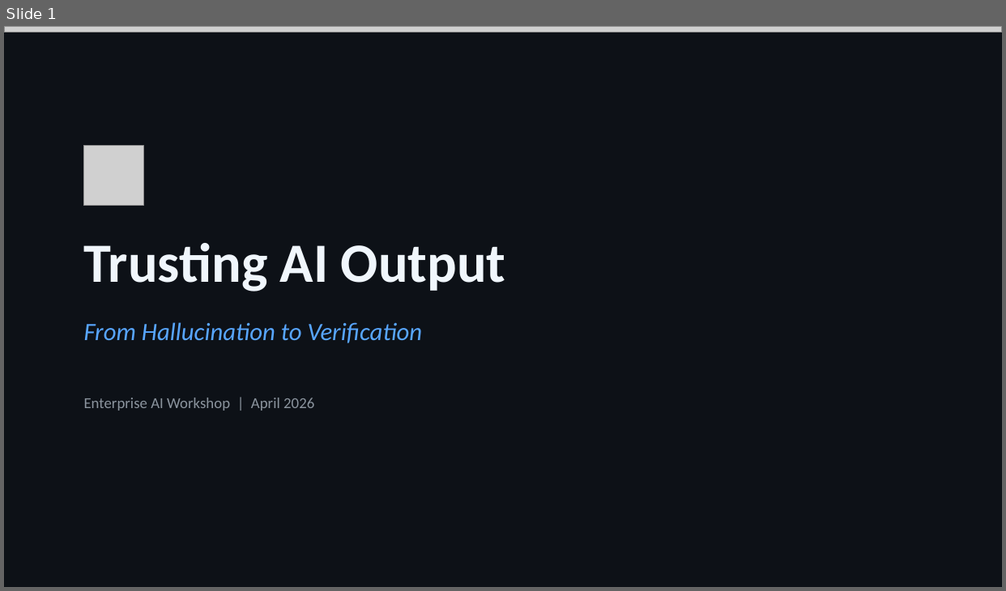
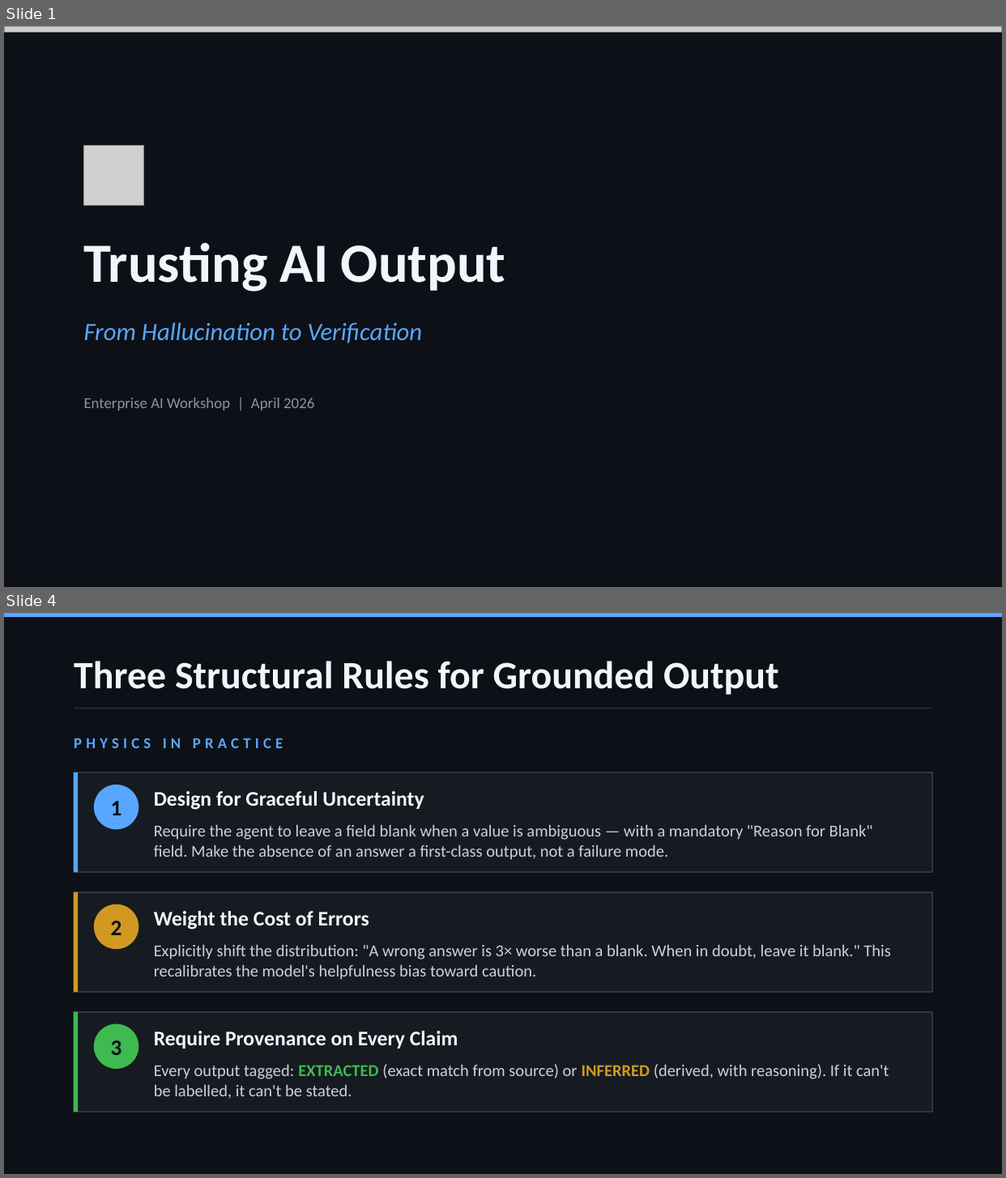
Before and after one commit to SteveHoggNZ/kb, a slide deck: trusting-ai-output.pptx. Shown one above the other, each under a label of ours: slide 1 before the commit, slides 1 and 4 after it; the slides between them are not shown. The pictures are 1006x591 and 1006x1178 pixels, drawn with LibreOffice and Linux fonts; fonts in the diff are those of the drawing; grey boxes stand for pictures. Boxes give left, top, right and bottom in pixels: in the first picture for what was removed or moved away, otherwise in the second. Text is boxed around its words. In the diff, an @@ line names an element or a change of style, - is before the commit and + after.

```diff
--- a/trusting-ai-output.pptx
+++ b/trusting-ai-output.pptx
@@ slide 4 added at bbox=[4, 613, 1002, 1174], background #0D1117 @@
@@ rectangle added at bbox=[4, 613, 1002, 617], fill #58A6FF @@
@@ text added at bbox=[74, 661, 779, 695], 28 pt, text #F0F6FC, bold @@
+Three Structural Rules for Grounded Output
@@ rectangle added at bbox=[74, 708, 932, 709], fill #30363D @@
@@ text added at bbox=[74, 738, 283, 748], 11 pt, text #58A6FF, bold @@
+PHYSICS IN PRACTICE
@@ rectangle added at bbox=[74, 773, 932, 872], fill #161B22, outline #30363D 1 pt @@
@@ rectangle added at bbox=[74, 773, 78, 872], fill #58A6FF @@
@@ ellipse added at bbox=[94, 785, 138, 829], fill #58A6FF @@
@@ text added at bbox=[111, 801, 122, 815], 16 pt, text #0D1117, bold @@
+1
@@ text added at bbox=[154, 791, 424, 810], 15 pt, text #F0F6FC, bold @@
+Design for Graceful Uncertainty
@@ text added at bbox=[154, 824, 873, 860], 12 pt, text #C9D1D9 @@
+Require the agent to leave a field blank when a value is ambiguous — with a mandatory "Reason for Blank" field. Make the absence of an answer a first-class output, not a failure mode.
@@ rectangle added at bbox=[74, 892, 932, 992], fill #161B22, outline #30363D 1 pt @@
@@ rectangle added at bbox=[74, 892, 78, 992], fill #D29922 @@
@@ ellipse added at bbox=[94, 905, 138, 949], fill #D29922 @@
@@ text added at bbox=[111, 921, 122, 935], 16 pt, text #0D1117, bold @@
+2
@@ text added at bbox=[154, 911, 369, 930], 15 pt, text #F0F6FC, bold @@
+Weight the Cost of Errors
@@ text added at bbox=[154, 944, 891, 980], 12 pt, text #C9D1D9 @@
+Explicitly shift the distribution: "A wrong answer is 3× worse than a blank. When in doubt, leave it blank." This recalibrates the model's helpfulness bias toward caution.
@@ rectangle added at bbox=[74, 1012, 932, 1112], fill #161B22, outline #30363D 1 pt @@
@@ rectangle added at bbox=[74, 1012, 78, 1112], fill #3FB950 @@
@@ ellipse added at bbox=[94, 1024, 138, 1069], fill #3FB950 @@
@@ text added at bbox=[111, 1041, 122, 1055], 16 pt, text #0D1117, bold @@
+3
@@ text added at bbox=[154, 1031, 458, 1049], 15 pt, text #F0F6FC, bold @@
+Require Provenance on Every Claim
@@ text added at bbox=[154, 1064, 889, 1098], 12 pt, text #C9D1D9 @@
+Every output tagged: EXTRACTED (exact match from source) or INFERRED (derived, with reasoning). If it can't be labelled, it can't be stated.
```
Also in this commit, not shown: 5 other slides added, 22 slides removed.
